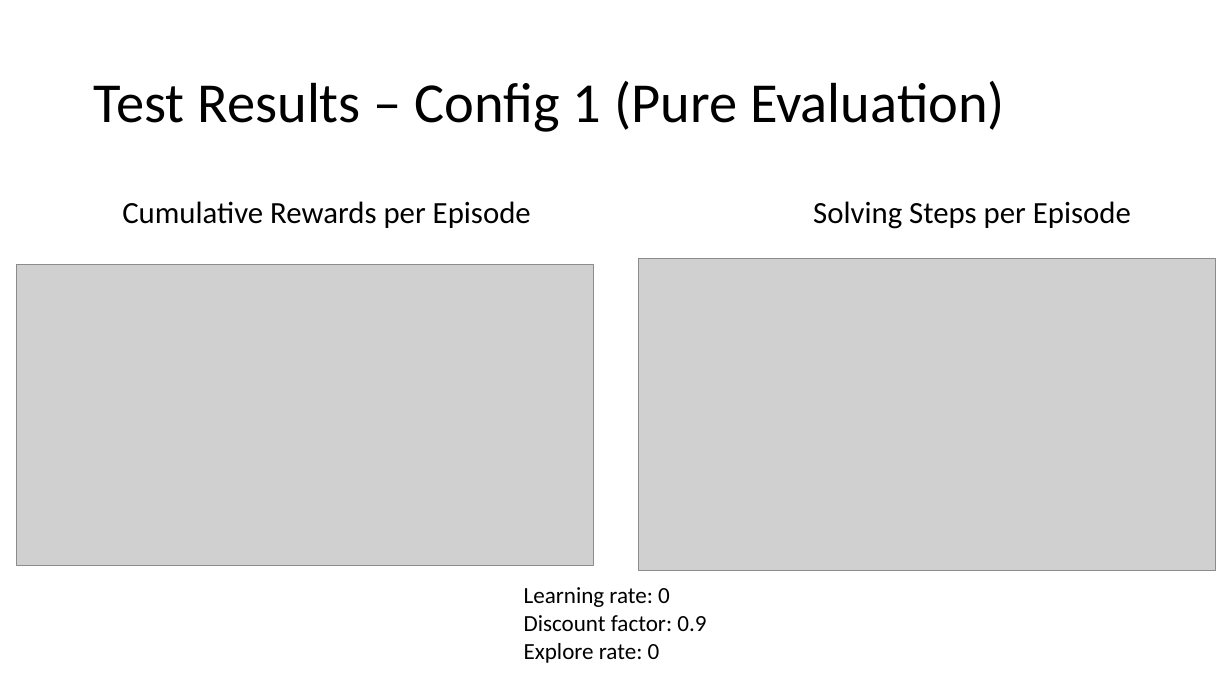
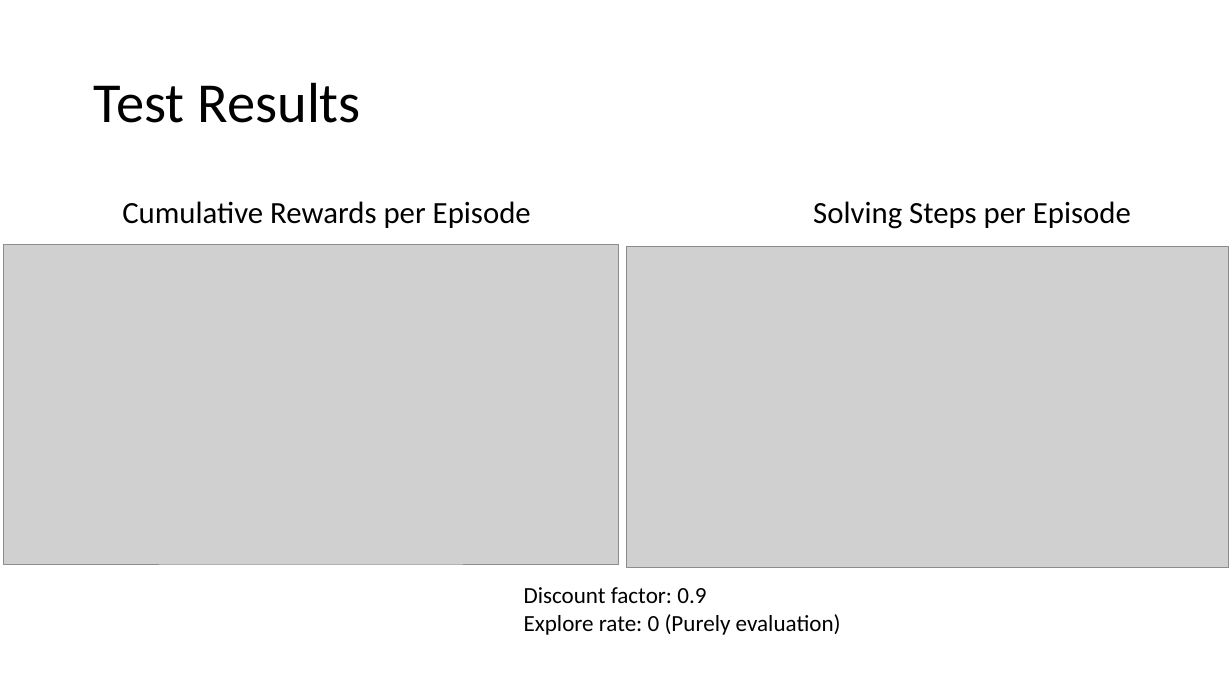
Before and after one commit to Albertlor/maze_solver, a slide deck: slide 6 of maze_solver.pptx. Drawn at 1232x693 pixels with LibreOffice and Linux fonts; fonts in the diff are those of the drawing; grey boxes stand for pictures. Boxes give left, top, right and bottom in pixels: in the first picture for what was removed or moved away, otherwise in the second. Text is boxed around its words. In the diff, an @@ line names an element or a change of style, - is before the commit and + after.

```diff
--- a/maze_solver.pptx
+++ b/maze_solver.pptx
@@ title at (x1=94, y1=82, x2=361, y2=123): text changed @@
-Test Results – Config 1 (Pure Evaluation)
+Test Results
@@ picture resized from (x1=17, y1=264, x2=594, y2=566) to (x1=4, y1=244, x2=619, y2=564) @@
@@ picture resized from (x1=639, y1=259, x2=1216, y2=571) to (x1=627, y1=247, x2=1228, y2=568) @@
@@ text at (x1=524, y1=587, x2=670, y2=607): paragraph removed @@
-Learning rate: 0
@@ text at (x1=524, y1=614, x2=841, y2=635): text changed @@
-Explore rate: 0
+Explore rate: 0 (Purely evaluation)
```
Also in this commit, not shown: 2 other slides changed, 3 slides added, 1 slide removed, 3 other files.
